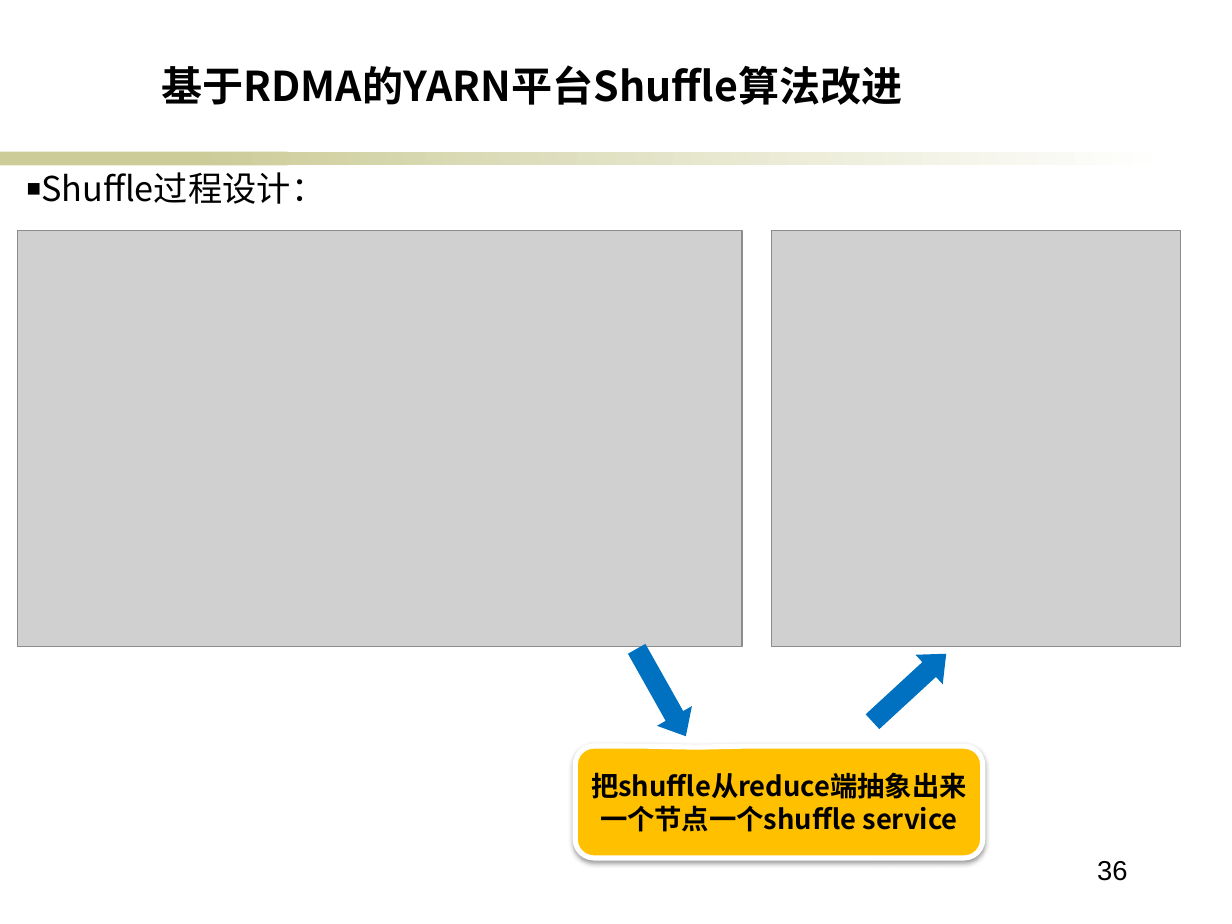
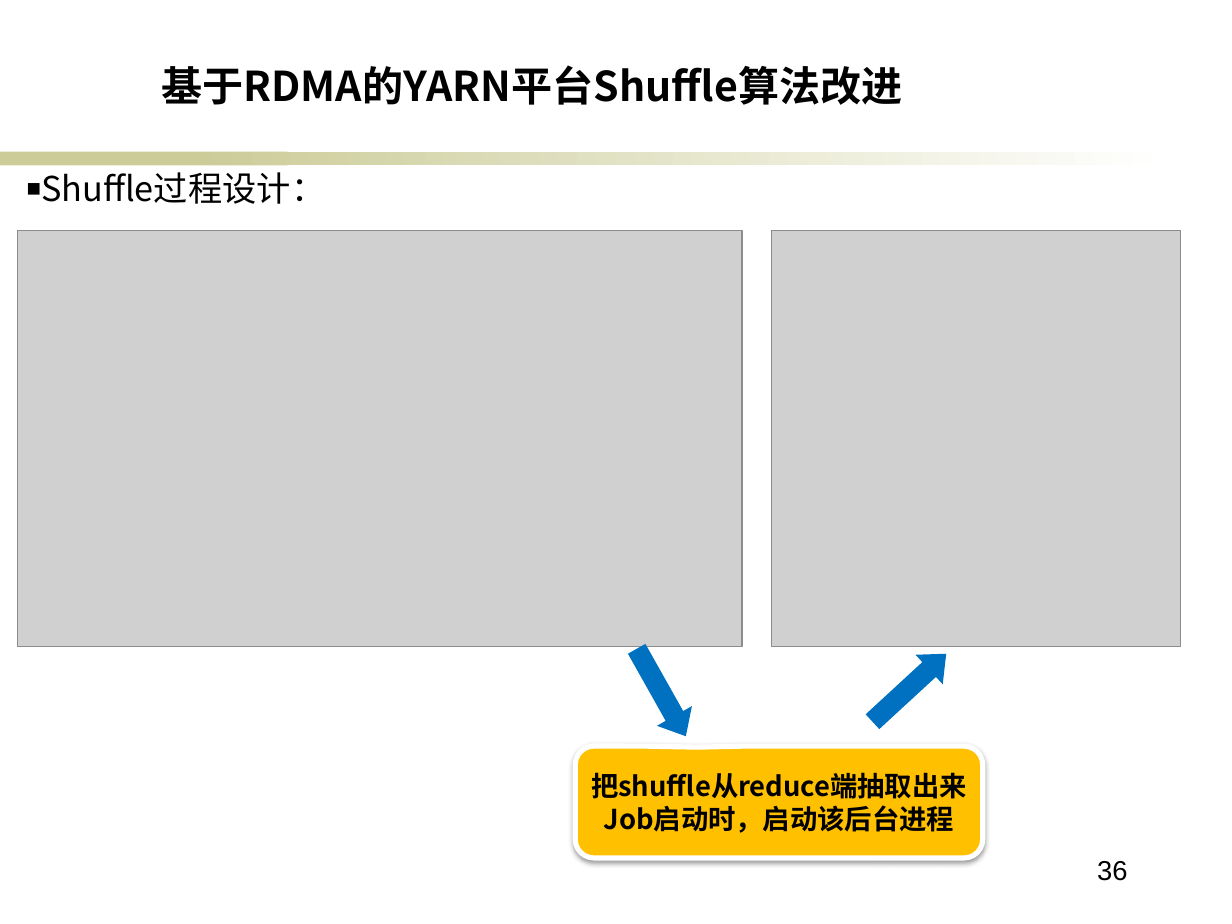
Before and after one commit to ericsonyc/paper, a slide deck: slide 36 of 毕业答辩.pptx. Drawn at 1232x924 pixels with LibreOffice and Linux fonts; fonts in the diff are those of the drawing; grey boxes stand for pictures; background and template pictures are left out. Boxes give left, top, right and bottom in pixels: in the first picture for what was removed or moved away, otherwise in the second. Text is boxed around its words. In the diff, an @@ line names an element or a change of style, - is before the commit and + after.

```diff
--- a/毕业答辩.pptx
+++ b/毕业答辩.pptx
@@ text in rounded speech box at [591,772,966,833]: text changed @@
-把shuffle从reduce端抽象出来
-一个节点一个shuffle service
+把shuffle从reduce端抽取出来
+Job启动时，启动该后台进程
```
Also in this commit, not shown: 15 other slides changed, 5 slides added, 2 slides removed, 2 other files.
